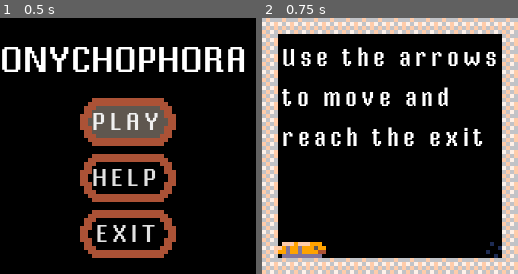
Above: before the commit, frames 1-2 (left to right).
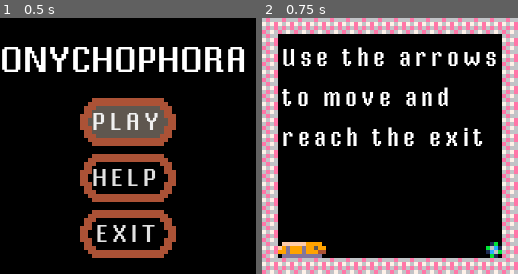
Above: after the commit, the same moments.

Repository: renato-grottesi/onychophora
Game: Godot game, scene res://ui/MainScreen.tscn
The game is run twice, just before and just after one commit, with the same random seed, the same clock (stepped at 60 frames per second) and the same inputs.
Inputs:
- Up to frame 1 (0.5 s): no input
- Up to frame 2 (0.75 s): click "PLAY" at 0.5 s

Frame 1 is identical in both runs. In frame 2, 7.7% of the frame differs, in the area x 0-100%, y 0-100%.

Commit message:
better colors and joints
better colors for the tileset
added joints for snake

Diff:
--- a/levels/Level0.tscn
+++ b/levels/Level0.tscn
@@ -5,7 +5,7 @@
 [ext_resource path="res://tileset/Tileset.tres" type="TileSet" id=3]
 [ext_resource path="res://ui/font_big.tres" type="DynamicFont" id=4]
 
-[node name="Level" type="Node2D" index="0"]
+[node name="Level" type="Node2D"]
 
 script = ExtResource( 1 )
 next_level = 0
--- a/levels/Level4.tscn
+++ b/levels/Level4.tscn
@@ -3,7 +3,7 @@
 [ext_resource path="res://levels/Level0.tscn" type="PackedScene" id=1]
 [ext_resource path="res://ui/font.tres" type="DynamicFont" id=2]
 
-[node name="Level4" instance=ExtResource( 1 )]
+[node name="Level4" index="0" instance=ExtResource( 1 )]
 
 next_level = 5
 head = Vector2( 1, 14 )
--- a/worm/worm.gd
+++ b/worm/worm.gd
@@ -133,28 +133,44 @@
 enum dir {L=0, R=1, U=2, D=3}
 
 func draw():
-	var dir_lut = []
-	dir_lut.append([1,0,5,6])
-	dir_lut.append([1,0,5,6])
-	dir_lut.append([1,0,5,6])
-	dir_lut.append([1,0,5,6])
-	var old_dir = dir.L
-	var new_dir = dir.L
-	var old_point = sections[0]+(sections[1]-sections[0])
 	for c in $body.get_used_cells():
 		$body.set_cellv(c, -1)
-	for s in sections:
-		if s.x > old_point.x: new_dir = dir.L
-		if s.x < old_point.x: new_dir = dir.R
-		if s.y > old_point.y: new_dir = dir.U
-		if s.y < old_point.y: new_dir = dir.D
-		var tile = body
-		var flip_x = (dir_lut[old_dir][new_dir]&1)>0
-		var flip_y = (dir_lut[old_dir][new_dir]&2)>0
-		var transp = (dir_lut[old_dir][new_dir]&4)>0
-		$body.set_cellv(s, tile, flip_x, flip_y, transp)
-		old_point=s
-		old_dir=new_dir
+	for s in range(0, sections.size()-1):
+		var s_c = sections[s]
+		if s_c != sections.back() and s_c != sections.front():
+			var s_b = sections[s-1]
+			var s_a = sections[s+1]
+			if s_b.x == s_c.x and s_c.x == s_a.x:
+				# horizontal section
+				$body.set_cellv(s_c, body, s_b.x<s_a.x, false, true)
+			elif s_b.y == s_c.y and s_c.y == s_a.y:
+				# vertical section
+				$body.set_cellv(s_c, body, false, s_b.y<s_a.y, false)
+			# L sections
+			elif s_b.x < s_c.x and s_c.y < s_a.y:
+				# previous point on left and next below
+				$body.set_cellv(s_c, join, true, false, true)
+			elif s_b.x < s_c.x and s_c.y > s_a.y:
+				# previous point on left and next above
+				$body.set_cellv(s_c, join, true, true, true)
+			elif s_b.x > s_c.x and s_c.y < s_a.y:
+				# previous point on right and next below
+				$body.set_cellv(s_c, join, true, true, false)
+			elif s_b.x > s_c.x and s_c.y > s_a.y:
+				# previous point on right and next below
+				$body.set_cellv(s_c, join, false, true, true)
+			elif s_b.y > s_c.y and s_c.x > s_a.x:
+				# previous point below and next left
+				$body.set_cellv(s_c, join, true, false, true)
+			elif s_b.y > s_c.y and s_c.x < s_a.x:
+				# previous point below and next right
+				$body.set_cellv(s_c, join, false, false, true)
+			elif s_b.y < s_c.y and s_c.x > s_a.x:
+				# previous point above and next left
+				$body.set_cellv(s_c, join, false, false, true)
+			elif s_b.y < s_c.y and s_c.x < s_a.x:
+				# previous point above and next right
+				$body.set_cellv(s_c, join, true, false, false)
 	# tail
 	var s_tail = sections[0];
 	var s_tail_1 = sections[1]
Binary file changed: icon.png
Binary file changed: tileset/door.png
Binary file changed: tileset/rock.png
Binary file changed: tileset/soil.png
Binary file removed: ui/worm_anim1.png
Not shown, removed: ui/worm_anim1.png.import
Binary file removed: ui/worm_anim2.png
Not shown, removed: ui/worm_anim2.png.import
Binary file changed: worm/join.png
